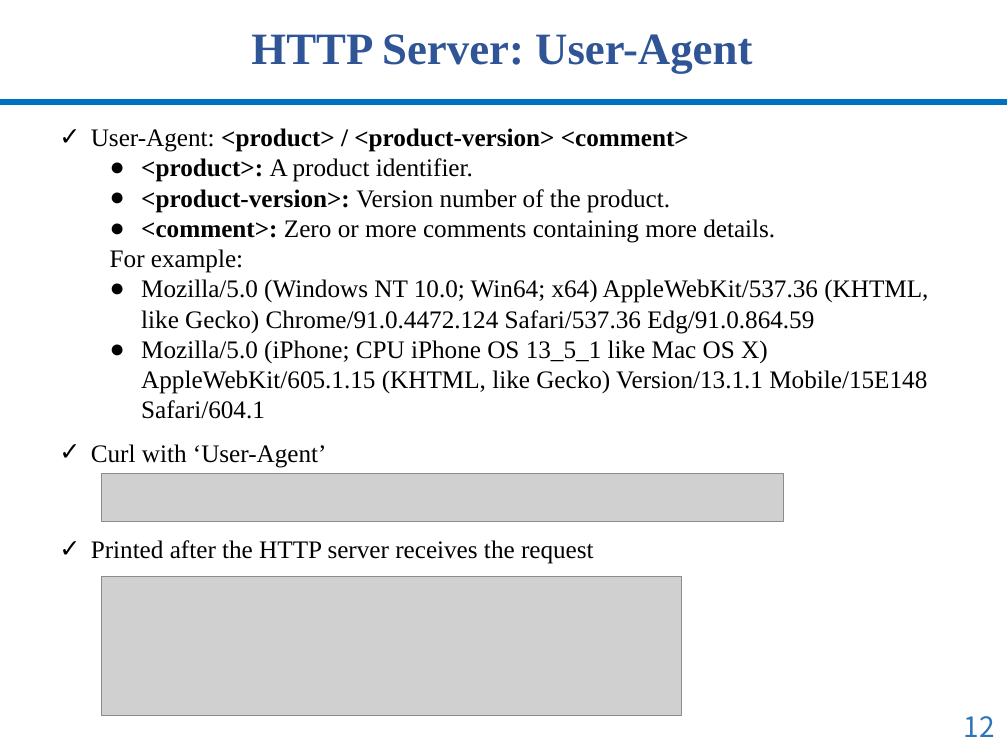
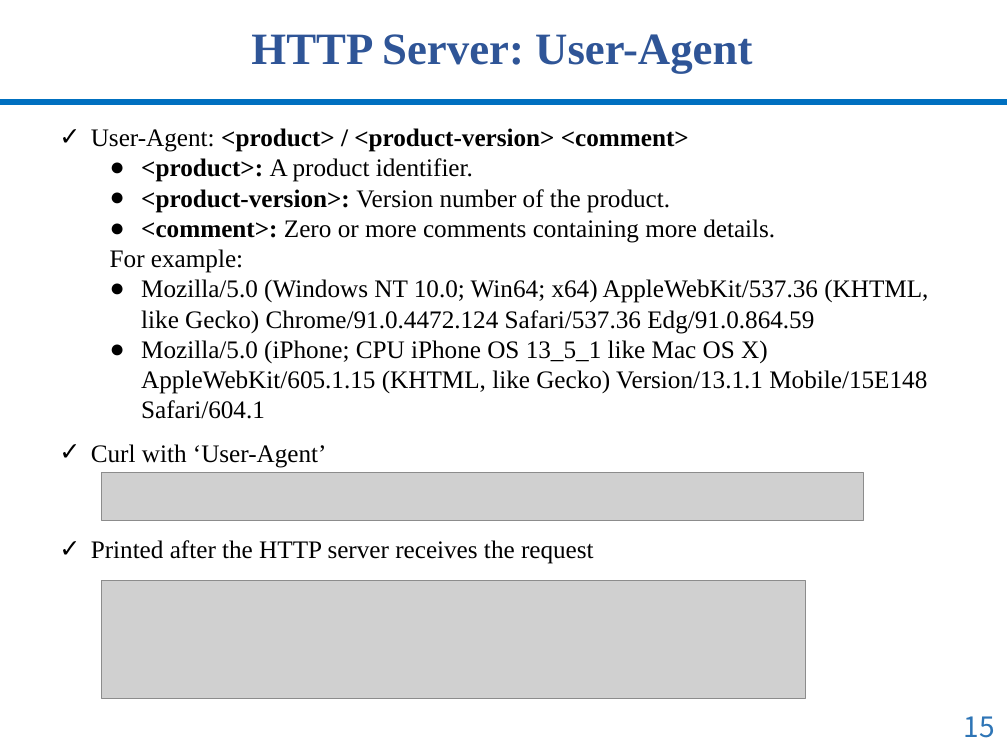
Before and after one commit to xiangq27/xiangq27.github.io, a slide deck: slide 15 of courses/cnns-xmuf21/files/assignments/assign3/overview-lab-three.pptx (slide 12 before the commit). Drawn at 1008x756 pixels with LibreOffice and Linux fonts; fonts in the diff are those of the drawing; grey boxes stand for pictures. Boxes give left, top, right and bottom in pixels: in the first picture for what was removed or moved away, otherwise in the second. Text is boxed around its words. In the diff, an @@ line names an element or a change of style, - is before the commit and + after.

```diff
--- a/courses/cnns-xmuf21/files/assignments/assign3/overview-lab-three.pptx
+++ b/courses/cnns-xmuf21/files/assignments/assign3/overview-lab-three.pptx
@@ picture: place and size @@
-picture at (102,474,783,521)
+picture at (102,473,863,520)
@@ picture: place and size @@
-picture at (102,577,681,716)
+picture at (102,581,805,699)
@@ page number at (964,716,995,738): text changed @@
-12
+15
```
Also in this commit, not shown: 8 other slides changed, 5 other files.
